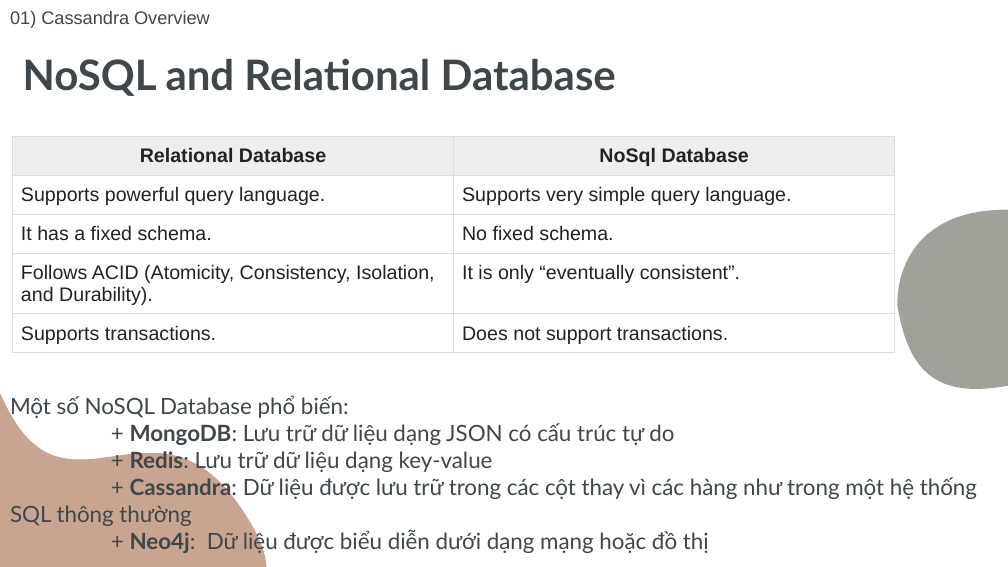
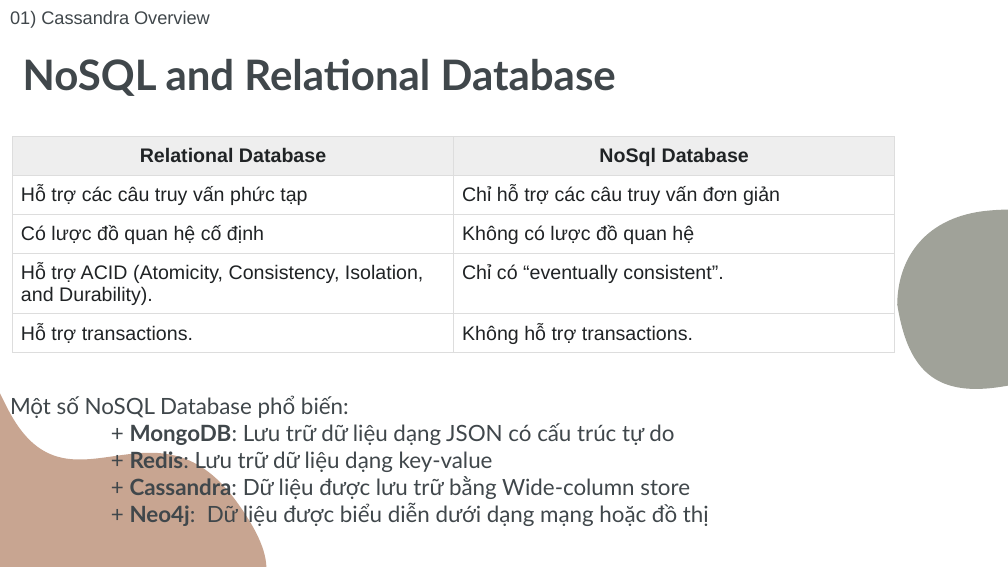
Before and after one commit to NguyenMinh2804/CassandraDemoo, a slide deck: slide 6 of Cassandra_Seminar.pptx. Drawn at 1008x567 pixels with LibreOffice and Linux fonts; fonts in the diff are those of the drawing. Boxes give left, top, right and bottom in pixels: in the first picture for what was removed or moved away, otherwise in the second. Text is boxed around its words. In the diff, an @@ line names an element or a change of style, - is before the commit and + after.

```diff
--- a/Cassandra_Seminar.pptx
+++ b/Cassandra_Seminar.pptx
@@ table at [12, 136, 895, 361] @@
-row 2, column 1: Supports powerful query language.
+row 2, column 1: Hỗ trợ các câu truy vấn phức tạp
-row 2, column 2: Supports very simple query language.
+row 2, column 2: Chỉ hỗ trợ các câu truy vấn đơn giản
-row 3, column 1: It has a fixed schema.
+row 3, column 1: Có lược đồ quan hệ cố định
-row 3, column 2: No fixed schema.
+row 3, column 2: Không có lược đồ quan hệ
-row 4, column 1: Follows ACID (Atomicity, Consistency, Isolation, and Durability).
+row 4, column 1: Hỗ trợ ACID (Atomicity, Consistency, Isolation, and Durability).
-row 4, column 2: It is only “eventually consistent”.
+row 4, column 2: Chỉ có “eventually consistent”.
-row 5, column 1: Supports transactions.
+row 5, column 1: Hỗ trợ transactions.
-row 5, column 2: Does not support transactions.
+row 5, column 2: Không hỗ trợ transactions.
@@ text at [130, 475, 690, 500]: text changed @@
-+ Cassandra: Dữ liệu được lưu trữ trong các cột thay vì các hàng như trong một hệ thống SQL thông thường
++ Cassandra: Dữ liệu được lưu trữ bằng Wide-column store
```
Also in this commit, not shown: 7 other slides changed, 1 slide added, 1 slide removed, 1 other file.
